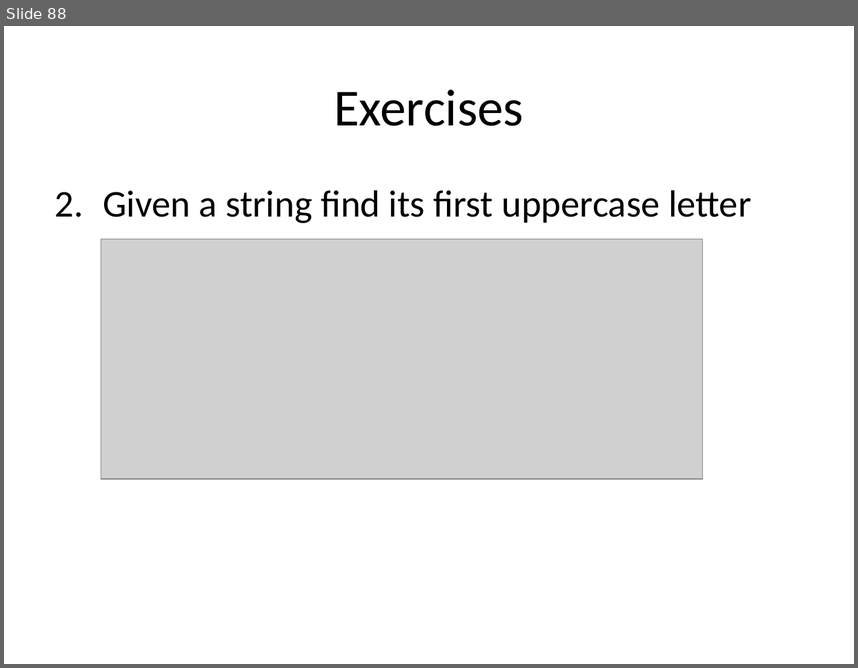
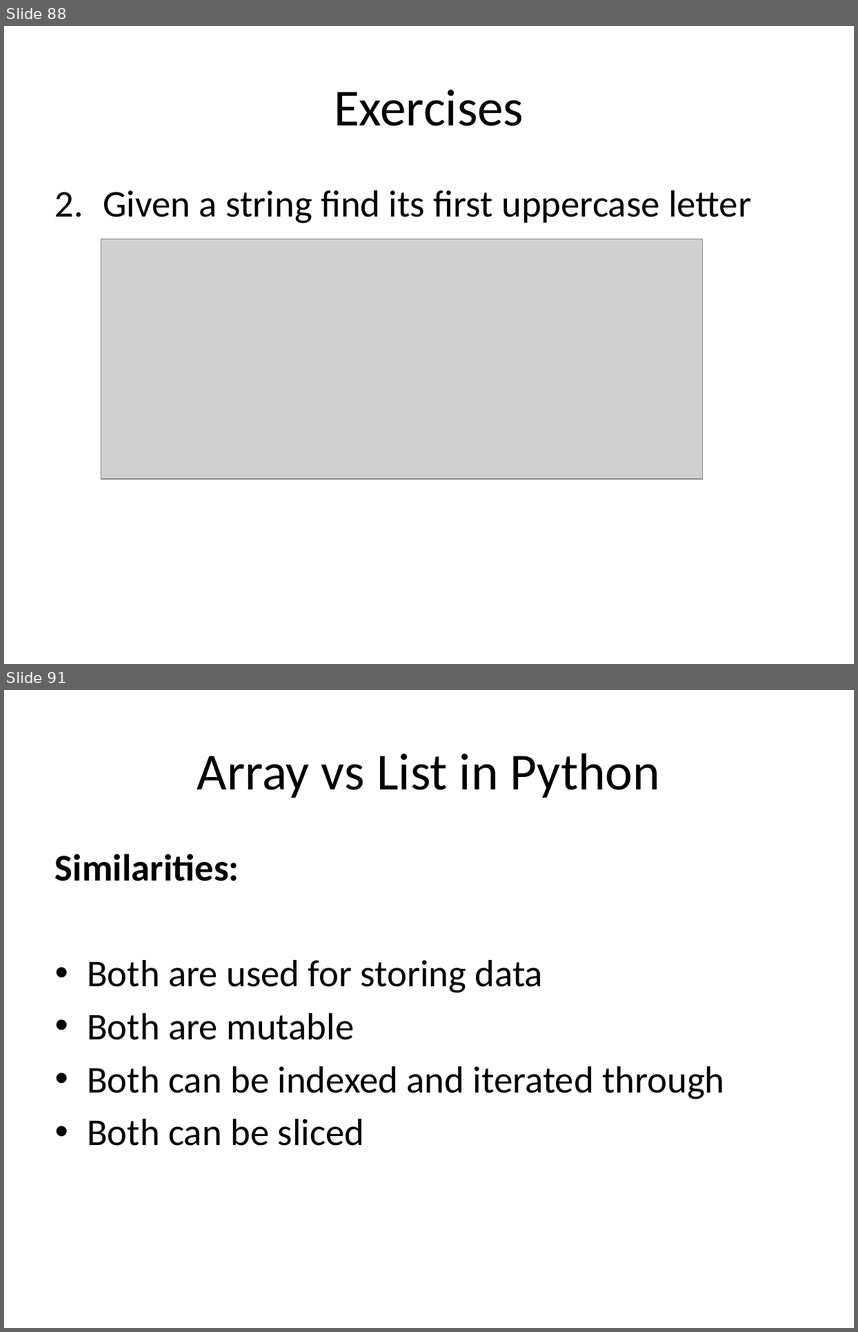
Before and after one commit to auliyanurul/kuliah, a slide deck: Algoritma dan Struktur Data.pptx. Shown one above the other, each under a label of ours: slide 88 before the commit, slides 88 and 91 after it; the slides between them are not shown. The pictures are 858x668 and 858x1332 pixels, drawn with LibreOffice and Linux fonts; fonts in the diff are those of the drawing; grey boxes stand for pictures. Boxes give left, top, right and bottom in pixels: in the first picture for what was removed or moved away, otherwise in the second. Text is boxed around its words. In the diff, an @@ line names an element or a change of style, - is before the commit and + after.

```diff
--- a/Algoritma dan Struktur Data.pptx
+++ b/Algoritma dan Struktur Data.pptx
@@ slide 91 added at (4,690,854,1328), background #FFFFFF @@
@@ title added at (197,753,661,798), 44 pt, text #000000 @@
+Array vs List in Python
@@ text added at (55,854,724,1145), 32 pt, text #000000 @@
+Similarities:
+• Both are used for storing data
+• Both are mutable
+• Both can be indexed and iterated through
+• Both can be sliced
```
Also in this commit, not shown: 38 other slides added, 1 other file.
